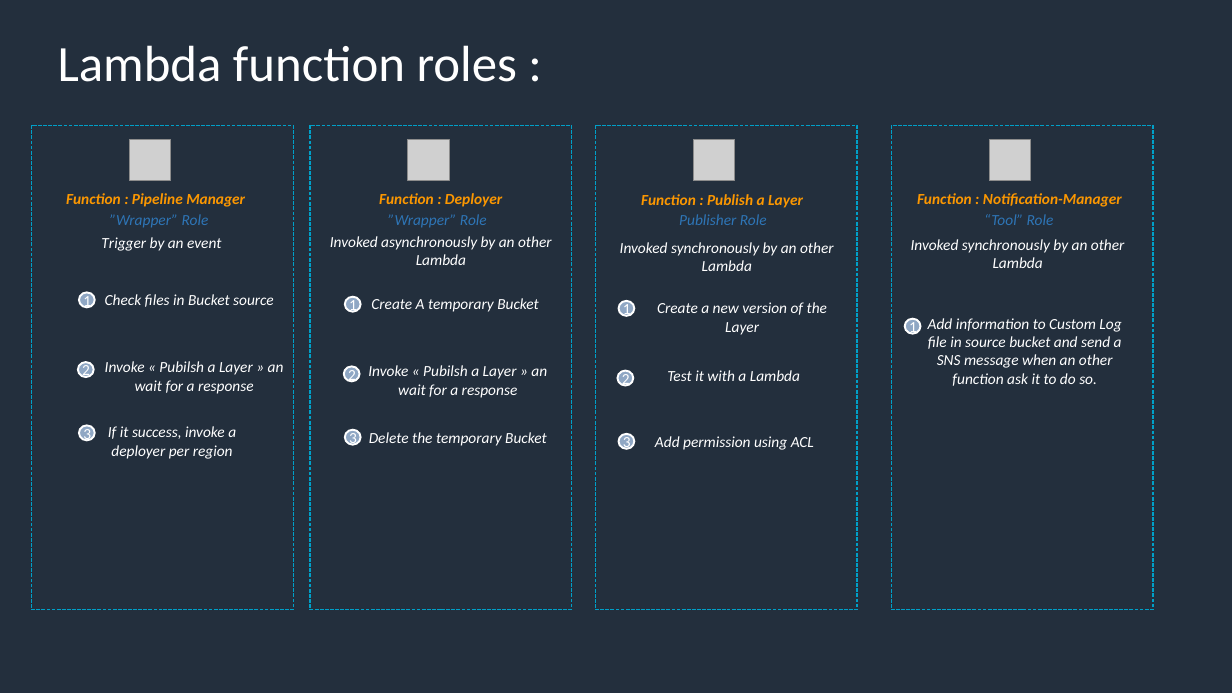
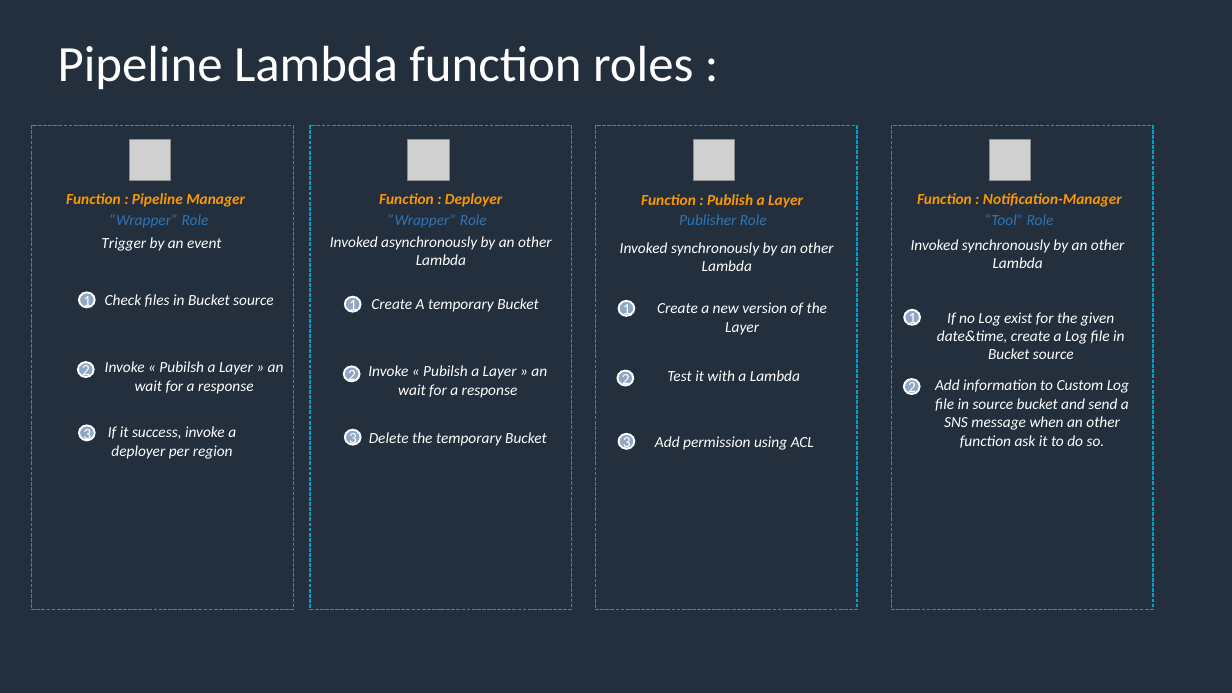
Before and after one commit to Sand-jrd/HelloPipepline, a slide deck: slide 4 of DOCS/Overall Pipeline architecturev3.pptx. Drawn at 1232x693 pixels with LibreOffice and Linux fonts; fonts in the diff are those of the drawing; grey boxes stand for pictures. Boxes give left, top, right and bottom in pixels: in the first picture for what was removed or moved away, otherwise in the second. Text is boxed around its words. In the diff, an @@ line names an element or a change of style, - is before the commit and + after.

```diff
--- a/DOCS/Overall Pipeline architecturev3.pptx
+++ b/DOCS/Overall Pipeline architecturev3.pptx
@@ title at (x1=58, y1=45, x2=693, y2=90): text changed @@
-Lambda function roles :
+Pipeline Lambda function roles :
@@ ellipse "1" moved from (x1=905, y1=319, x2=921, y2=334) to (x1=905, y1=310, x2=921, y2=324) @@
@@ text added at (x1=937, y1=312, x2=1124, y2=359), 12 pt, text #FFFFFF, italic @@
+If no Log exist for the given date&time, create a Log file in Bucket source
@@ ellipse added at (x1=904, y1=379, x2=920, y2=394), fill #8FA7C4, outline #FFFFFF 1.5 pt, 12 pt, text #FFFFFF @@
+2
@@ text "Add information to Custom Log ..." moved from (x1=928, y1=318, x2=1122, y2=386) to (x1=935, y1=379, x2=1129, y2=448) @@
```
Also in this commit, not shown: 2 other slides changed, 1 slide added, 38 other files.
